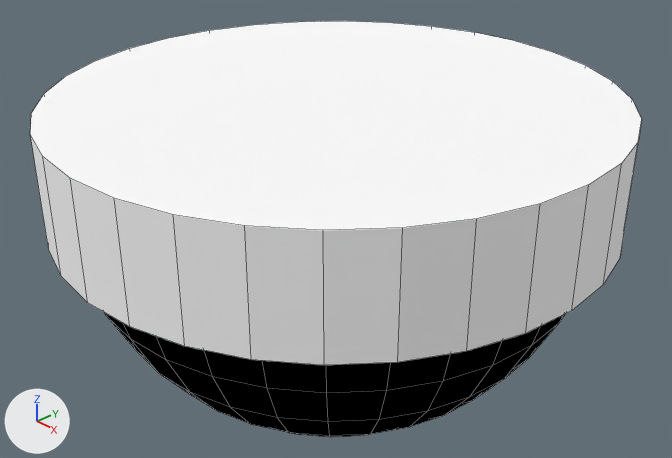
An edit to the Blender file blender_files/camera.blend, drawn before and after from the same camera.
Before and after are seen from a camera (50 mm lens) standing at (1.104, -1.038, 0.62) and looking at (-0.013, 0.013, -0.163). Lighting does not change. The marker at lower left points along +X, +Y and +Z. Mesh edges are drawn as thin lines.

The older version as bpy lines, for what is in view:
```python
me_cylinder = bpy.data.meshes.new('Cylinder')
me_cylinder.from_pydata(...)  # a 32-sided cylinder along z spanning x -1.0..1.0, y -1.0..1.0, z -1.0..1.0
me_cylinder.materials.append(mat_material_002)  # white #ffffff
me_sphere = bpy.data.meshes.new('Sphere')
me_sphere.from_pydata(...)  # 257 vertices, 256 faces; spans x -1.0..1.0, y -1.0..1.0, z -1.0..0.0
me_sphere.materials.append(mat_material_001)  # black #000000
ob_cylinder = bpy.data.objects.new('Cylinder', me_cylinder)
ob_cylinder.location = (0.0, 0.0, 0.0)
ob_cylinder.scale = (0.5, 0.5, 0.1)
ob_sphere = bpy.data.objects.new('Sphere', me_sphere)
ob_sphere.location = (0.0, 0.0, 0.0)
ob_sphere.scale = (0.475, 0.475, 0.5)
```
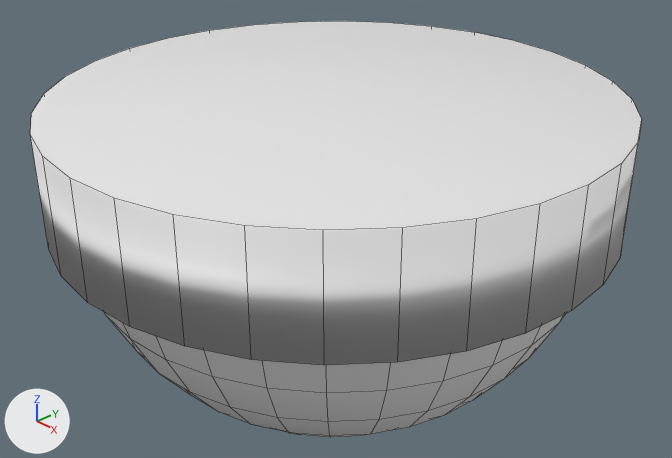
Changed parts and their boxes (x1, y1, x2, y2) in the pictures (672 x 458 px):
'Cylinder', recoloured, shading changed
    both: (30, 21, 642, 365)
'Sphere', recoloured (black to white)
    both: (104, 312, 565, 437)

Patch to the scene script:
```diff
--- a/blender_files/camera.blend.py
+++ b/blender_files/camera.blend.py
@@ me_cylinder @@
 me_cylinder.from_pydata(...)  # 64 vertices, 34 faces; spans x -1.0..1.0, y -1.0..1.0, z -1.0..1.0
 # used by ob_cylinder; location = (0.0, 0.0, 0.0); scale = (0.5, 0.5, 0.1)
-me_cylinder.materials.append(mat_material_002)  # white #ffffff
+# me_cylinder part 1: all faces are now shaded smooth (34 of 34 changed)
@@ me_sphere @@
 me_sphere.from_pydata(...)  # 257 vertices, 256 faces; spans x -1.0..1.0, y -1.0..1.0, z -1.0..0.0
-me_sphere.materials.append(mat_material_001)  # black #000000
```
